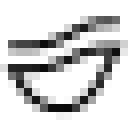
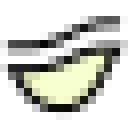
Layers edited between the first and the second 128 × 128 image:
renamed "Layer" to "Outline", painted on it over 0, 16, 128, 112
renamed "Layer #1" to "White", painted on it, masked it over 8, 32, 112, 112
